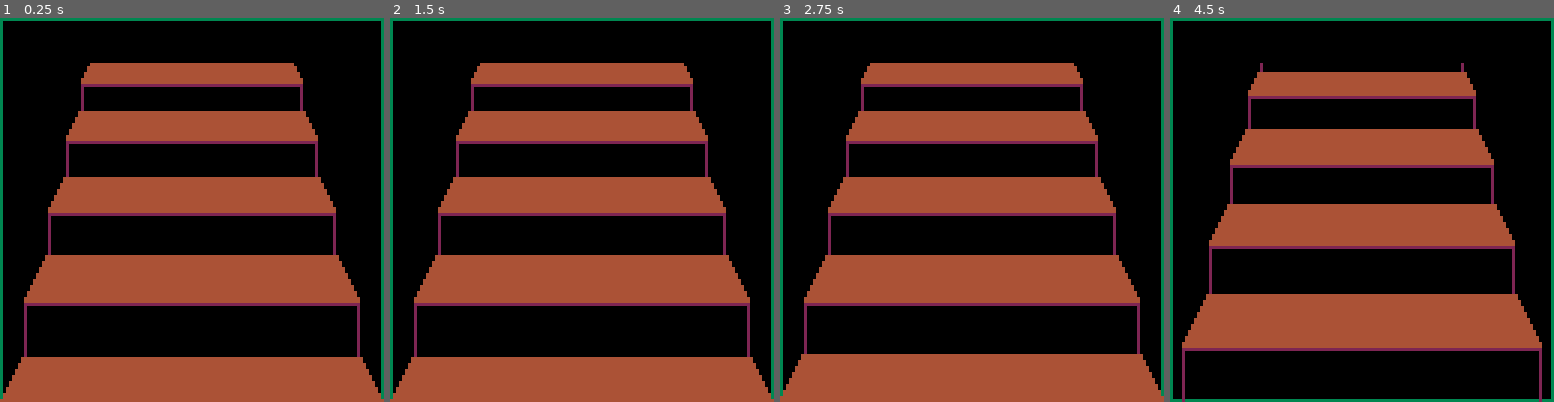
Above: before the commit, frames 1-4 (left to right).
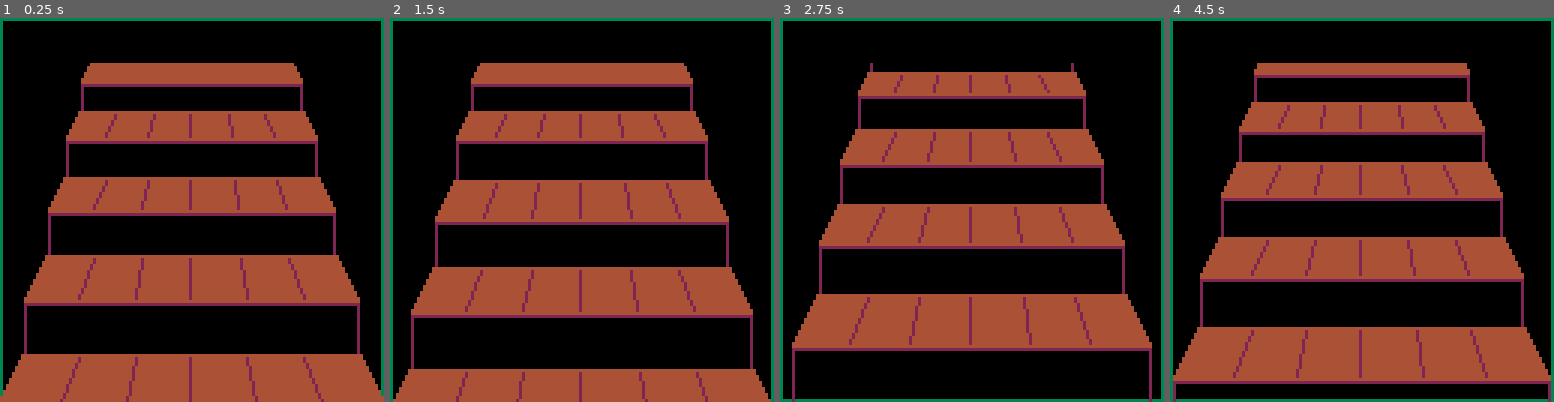
Above: after the commit, the same moments.

Repository: aylanonsense/stairs
Game: PICO-8 cartridge cart.p8
Two runs of this game, one before a commit and one after it. Both use one fixed random seed, a clock stepped at 60 frames per second and the inputs below.
Inputs:
- Up to frame 1 (0.25 s): no input
- Up to frame 2 (1.5 s): no input
- Up to frame 3 (2.75 s): no input
- Up to frame 4 (4.5 s): no input

The runs differ from the first frame. In frame 1, 2.2% of the frame differs, in the area x 0-100%, y 25-100%; in frame 2, 14%; in frame 3, 55%, in the area x 0-100%, y 11-100%; in frame 4, 52%.

Commit message:
Drawing stair segments

Diff:
--- a/cart.p8
+++ b/cart.p8
@@ -9,7 +9,7 @@
 end
 
 function _update()
-  starting_y = starting_y + 1
+  starting_y = starting_y + 0.25
   if starting_y >= 166 then
     starting_y = 127
   end
@@ -19,16 +19,34 @@
   cls()
   rect(0, 0, 127, 127, 3)
   local width, rise_left = calc_stair_size(starting_y)
-  for y = starting_y, 15, -1 do
+  local bottom_width, bottom_y
+  for y = flr(starting_y), 15, -1 do
+    local width_2, rise_left_2 = calc_stair_size(y)
     if rise_left > 0 then
       rise_left = rise_left - 1
+      if rise_left <= 0 then
+        bottom_width = width
+        bottom_y = y - 1
+      end
     else
       width = width - 1
     end
-    local width_2, rise_left_2 = calc_stair_size(y)
     if width <= width_2 then
       width = width_2
       rise_left = rise_left_2
+      if bottom_width and bottom_y then
+        -- draw parts of stairs
+        local top_y, top_width = y + 2, width - 1
+        local top_left_x = 64 - top_width / 2 - 1
+        local bottom_left_x = 64 - bottom_width / 2
+        local top_right_x = 64 + top_width / 2 + 1
+        local bottom_right_x = 64 + bottom_width / 2
+        for p = 1 / 6, 5.5 / 6, 1 / 6 do
+          line(top_left_x + (top_right_x - top_left_x) * p, top_y, bottom_left_x + (bottom_right_x - bottom_left_x) * p, bottom_y, 2)
+        end
+        bottom_width = nil
+        bottom_y = nil
+      end
     end
     if rise_left > 0 then
       pset(64 - width / 2, y, 2)
